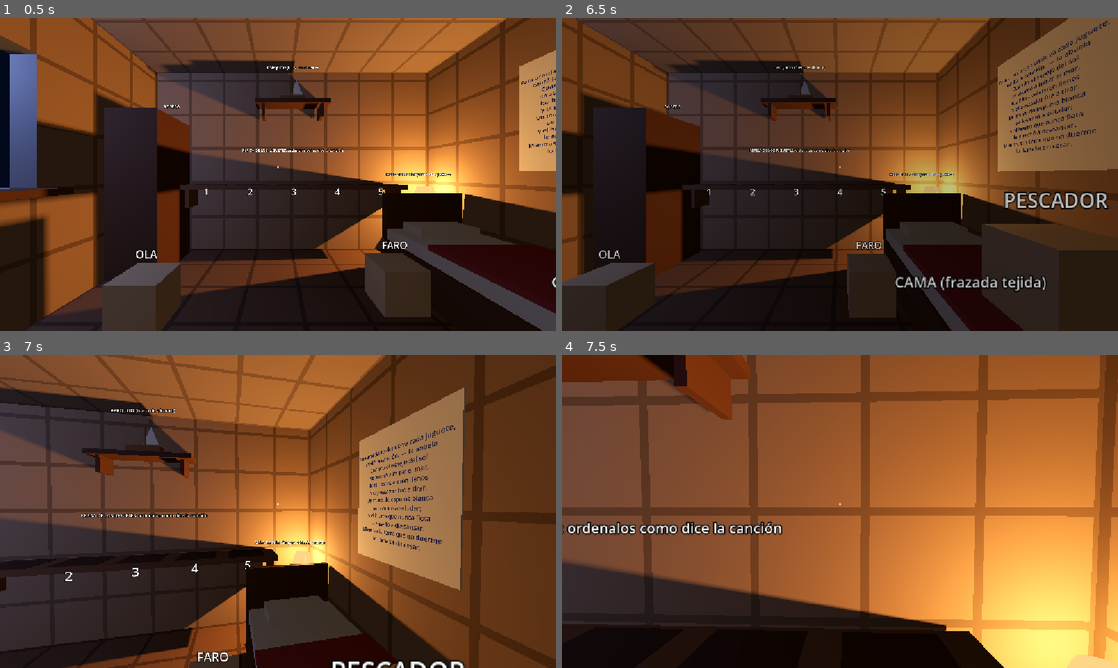
Above: before the commit, frames 1-4 (two rows, left to right).
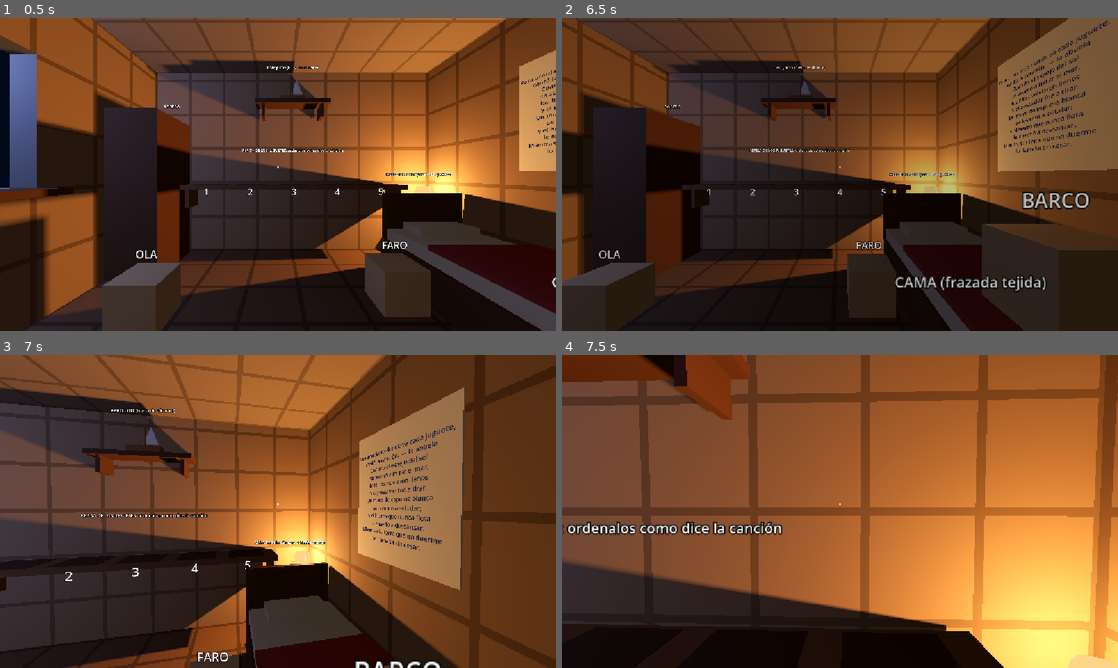
Above: after the commit, the same moments.

Repository: FacuWitt/tp_cved_juego
Game: Godot game, scene res://scenes/memories/m1_habitacion/m1_habitacion.tscn
Two runs of this game, one before a commit and one after it. Both use one fixed random seed, a clock stepped at 60 frames per second and the inputs below.
Inputs (mouse positions are in pixels of both pictures, inside the frame that each line leads up to):
- Up to frame 1 (0.5 s): no input
- Up to frame 2 (6.5 s): tap Enter at 0.5 s; move the mouse to (867, 174) at 0.52 s; press the mouse at (867, 174) at 0.53 s; hold W (move_forward) 0.53-5.78 s; tap Space (jump) at 0.77, 1.52, 3.02, 3.77, 4.52, 6.02 s; move the mouse to (812, 174) at 1.27 s; release the mouse at (812, 174) at 1.28 s; tap E (interact) at 1.35, 5.85 s; move the mouse to (851, 168) at 2.02 s; hold Shift (sprint) 2.03-2.78 s; tap F10 (debug_restart_memory) at 2.75, 5.75 s; move the mouse to (834, 180) at 2.77 s; click (834, 180) at 2.85 s; move the mouse to (878, 177) at 3.52 s; hold E (interact) 3.53-4.28 s; move the mouse to (795, 171) at 4.27 s; tap Shift (sprint) at 4.35 s; move the mouse to (845, 174) at 5.02 s; press the mouse at (845, 174) at 5.03 s; move the mouse to (817, 168) at 5.77 s; release the mouse at (817, 168) at 5.78 s; hold D (move_right) from 5.78 s (still down)
- Up to frame 3 (7 s): move the mouse to (305, 511) at 6.52 s; release D (move_right) at 6.53 s; hold W (move_forward) from 6.53 s (still down); hold Shift (sprint) from 6.53 s (still down); tap Space (jump) at 6.77 s
- Up to frame 4 (7.5 s): keep holding W (move_forward); move the mouse to (812, 511) at 7.27 s; release Shift (sprint) at 7.28 s; click (812, 511) at 7.35 s

Frame 1 is identical in both runs. In frame 2, 0.8% of the frame differs, in the area x 79-99%, y 55-62%; in frame 3, 0.4%; in frame 4, nothing differs.

Commit message:
feat(m1): el nene no se va sin su barco; se quitan marea y pescador
Co-Authored-By: Claude Sonnet 5.5 <noreply@anthropic.com>
Claude-Session: https://claude.ai/code/session_01UHLAKF6bBBEfM8DwHwKKJe

Diff:
--- a/scenes/memories/m1_habitacion/m1_habitacion.tscn
+++ b/scenes/memories/m1_habitacion/m1_habitacion.tscn
@@ -11,6 +11,13 @@
 [ext_resource type="Resource" path="res://config/interaction_prompt_settings.tres" id="9_e"]
 [ext_resource type="Script" uid="uid://bgkai17h72nrl" path="res://scripts/ui/reticle_dot.gd" id="10_e"]
 [ext_resource type="Script" uid="uid://bs67gb2yivlh5" path="res://scripts/ui/subtitle_display.gd" id="11_e"]
+[ext_resource type="Script" path="res://scripts/world/item_gate.gd" id="12_e"]
+
+[sub_resource type="BoxShape3D" id="BoxShape3D_gate_zone"]
+size = Vector3(1, 2, 0.8)
+
+[sub_resource type="BoxShape3D" id="BoxShape3D_gate_barrier"]
+size = Vector3(1, 2.3, 0.1)
 
 [sub_resource type="Environment" id="Environment_12_s"]
 background_mode = 1
@@ -20,13 +27,14 @@
 ambient_light_energy = 0.5
 tonemap_mode = 2
 
-[node name="M1Habitacion" type="Node3D" unique_id=1597620723 node_paths=PackedStringArray("puzzle", "door_hinge", "boat_light", "exit", "subtitles")]
+[node name="M1Habitacion" type="Node3D" unique_id=1597620723 node_paths=PackedStringArray("puzzle", "door_hinge", "boat_light", "exit", "exit_gate", "subtitles")]
 script = ExtResource("1_e")
 settings = ExtResource("2_e")
 puzzle = NodePath("Puzzle/SequencePuzzle")
 door_hinge = NodePath("RoomLayout/DoorHinge")
 boat_light = NodePath("Props/Barquito/BoatLight")
 exit = NodePath("RoomLayout/Exit")
+exit_gate = NodePath("ExitGate")
 subtitles = NodePath("HUD/Subtitles")
 
 [node name="WorldEnvironment" type="WorldEnvironment" parent="." unique_id=2099241482]
@@ -38,6 +46,21 @@
 [node name="Props" parent="." unique_id=85168332 instance=ExtResource("4_e")]
 
 [node name="Puzzle" parent="." unique_id=964792445 instance=ExtResource("5_e")]
+
+[node name="ExitGate" type="Area3D" parent="." node_paths=PackedStringArray("required_item", "barrier")]
+transform = Transform3D(1, 0, 0, 0, 1, 0, 0, 0, 1, 1.3, 1, 1.7)
+script = ExtResource("12_e")
+required_item = NodePath("../Puzzle/Pieces/Barco")
+barrier = NodePath("../ExitBarrier")
+
+[node name="CollisionShape3D" type="CollisionShape3D" parent="ExitGate"]
+shape = SubResource("BoxShape3D_gate_zone")
+
+[node name="ExitBarrier" type="StaticBody3D" parent="."]
+transform = Transform3D(1, 0, 0, 0, 1, 0, 0, 0, 1, 1.3, 1.15, 2.1)
+
+[node name="CollisionShape3D" type="CollisionShape3D" parent="ExitBarrier"]
+shape = SubResource("BoxShape3D_gate_barrier")
 
 [node name="MoonLight" type="OmniLight3D" parent="." unique_id=1558001159]
 transform = Transform3D(1, 0, 0, 0, 1, 0, 0, 0, 1, -2.7, 2.1, 0)
--- a/scenes/memories/m1_habitacion/puzzle.tscn
+++ b/scenes/memories/m1_habitacion/puzzle.tscn
@@ -236,11 +236,6 @@
 piece_id = &"red"
 label_text = "RED"
 
-[node name="Pescador" parent="Pieces" instance=ExtResource("4_e")]
-position = Vector3(1.45, 0.7, 0.15)
-piece_id = &"pescador"
-label_text = "PESCADOR"
-
 [node name="Ola" parent="Pieces" instance=ExtResource("4_e")]
 position = Vector3(-1.2, 0.19, -0.55)
 piece_id = &"ola"
@@ -257,11 +252,6 @@
 label_text = "FARO"
 
 [node name="Barco" parent="Pieces" instance=ExtResource("4_e")]
-position = Vector3(0.3, 0.19, 1.7)
+position = Vector3(1.45, 0.7, 0.15)
 piece_id = &"barco"
 label_text = "BARCO"
-
-[node name="Marea" parent="Pieces" instance=ExtResource("4_e")]
-position = Vector3(-1.05, 0.19, 1.8)
-piece_id = &"marea"
-label_text = "MAREA"
--- a/scripts/config/memory_1_settings.gd
+++ b/scripts/config/memory_1_settings.gd
@@ -27,6 +27,13 @@
 ## Ángulo final de la puerta abierta.
 @export_range(30.0, 170.0, 1.0, "suffix:°") var door_open_angle: float = 100.0
 
+@export_group("Antes de salir")
+## Pensamiento del protagonista cuando intenta irse sin su juguete favorito (el barco).
+## En la etapa 2: su voz de nene, sin eco, como pensamiento en voz alta.
+@export_multiline var gate_line: String = "NENE (pensando): No me puedo ir sin mi juguete favorito."
+## Cuánto tiempo queda en pantalla el pensamiento.
+@export_range(0.5, 10.0, 0.1, "suffix:s") var gate_line_duration: float = 3.5
+
 @export_group("Al equivocarse")
 ## Texto provisorio de la reacción al error (en la etapa 2: golpe grave, crujido, goteo más cerca).
 @export_multiline var failed_line: String = "(Un golpe grave sacude la puerta. El goteo se escucha más cerca.)"
--- a/scripts/memories/memory_1_room.gd
+++ b/scripts/memories/memory_1_room.gd
@@ -11,6 +11,8 @@
 @export var door_hinge: Node3D
 @export var boat_light: OmniLight3D
 @export var exit: MemoryExit
+## Barrera del umbral: no deja irse sin el barco (el juguete favorito).
+@export var exit_gate: ItemGate
 @export var subtitles: SubtitleDisplay
 
 var _door_closed_rotation: float = 0.0
@@ -20,13 +22,14 @@
 	super()
 	assert(settings != null, "Memory1Room: falta asignar un Memory1Settings")
 	assert(puzzle != null and door_hinge != null and boat_light != null, "Memory1Room: faltan referencias en el Inspector")
-	assert(exit != null and subtitles != null, "Memory1Room: faltan referencias en el Inspector")
+	assert(exit != null and exit_gate != null and subtitles != null, "Memory1Room: faltan referencias en el Inspector")
 	_door_closed_rotation = door_hinge.rotation_degrees.y
 	boat_light.light_energy = 0.0
 	exit.enabled = false
 	puzzle.solved.connect(_on_puzzle_solved)
 	puzzle.failed.connect(_on_puzzle_failed)
 	exit.reached.connect(_on_exit_reached)
+	exit_gate.blocked.connect(_on_exit_blocked)
 	_play_intro()
 
 
@@ -48,7 +51,10 @@
 	door.tween_interval(settings.door_open_delay)
 	door.tween_property(door_hinge, "rotation_degrees:y", _door_closed_rotation + settings.door_open_angle, settings.door_open_time) \
 		.set_trans(Tween.TRANS_SINE).set_ease(Tween.EASE_IN_OUT)
-	door.tween_callback(func() -> void: exit.enabled = true)
+	door.tween_callback(func() -> void:
+		exit.enabled = true
+		exit_gate.arm()
+	)
 
 
 func _on_puzzle_failed() -> void:
@@ -62,6 +68,11 @@
 	shake.tween_property(door_hinge, "rotation_degrees:y", _door_closed_rotation, step)
 
 
+func _on_exit_blocked() -> void:
+	# El jugador intentó irse sin el barco: lo dice el propio protagonista y vuelve a buscarlo.
+	subtitles.show_line(settings.gate_line, settings.gate_line_duration)
+
+
 func _on_exit_reached() -> void:
 	# La memoria la da por completada el propio MemoryExit (ver MemoryExit._on_body_entered).
 	subtitles.show_line(settings.exit_line, 0.0)
--- /dev/null
+++ b/scripts/world/item_gate.gd
@@ -0,0 +1,52 @@
+class_name ItemGate
+extends Area3D
+## Paso condicionado a haber agarrado un objeto.
+## Una barrera física (StaticBody3D) cierra el paso hasta que el jugador agarre el objeto
+## requerido. Si el jugador se acerca al paso con la barrera activa y el aviso armado,
+## emite `blocked`; quien escuche decide qué mostrar (p. ej. un pensamiento del protagonista).
+## Una vez agarrado el objeto, el paso queda libre para siempre aunque después lo suelte.
+## No conoce la memoria ni el texto: solo el objeto, la barrera y la zona de aviso.
+
+## El jugador intentó pasar sin haber agarrado el objeto.
+signal blocked
+## El jugador agarró el objeto requerido: la barrera ya no bloquea.
+signal item_taken
+
+## Objeto que hay que agarrar antes de poder pasar.
+@export var required_item: PickupObject
+## Cuerpo estático que bloquea el paso hasta que se agarra el objeto.
+@export var barrier: StaticBody3D
+## Si está en false, acercarse al paso no avisa (p. ej. con la puerta todavía cerrada).
+## La barrera bloquea igual; solo se silencia el aviso.
+@export var armed: bool = false
+
+var _taken: bool = false
+
+
+func _ready() -> void:
+	assert(required_item != null and barrier != null, "ItemGate: faltan required_item o barrier en el Inspector")
+	required_item.picked_up.connect(_on_item_picked_up)
+	body_entered.connect(_on_body_entered)
+
+
+## Habilita el aviso. Se llama cuando el paso pasa a ser transitable (la puerta ya abrió).
+func arm() -> void:
+	armed = true
+
+
+func is_item_taken() -> bool:
+	return _taken
+
+
+func _on_item_picked_up(_by: Node3D) -> void:
+	if _taken:
+		return
+	_taken = true
+	barrier.set_deferred("collision_layer", 0)
+	item_taken.emit()
+
+
+func _on_body_entered(body: Node3D) -> void:
+	if not armed or _taken or not (body is Player):
+		return
+	blocked.emit()
Not shown, changed: CHANGELOG.md
Not shown, changed: docs/ELEMENTOS_ESCENAS.md
